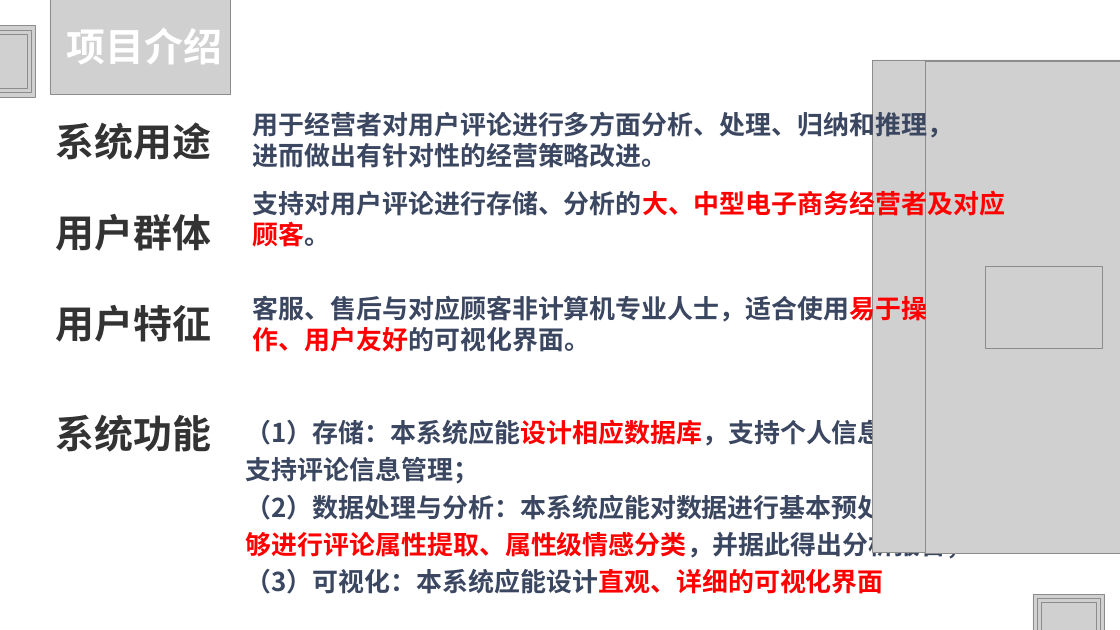
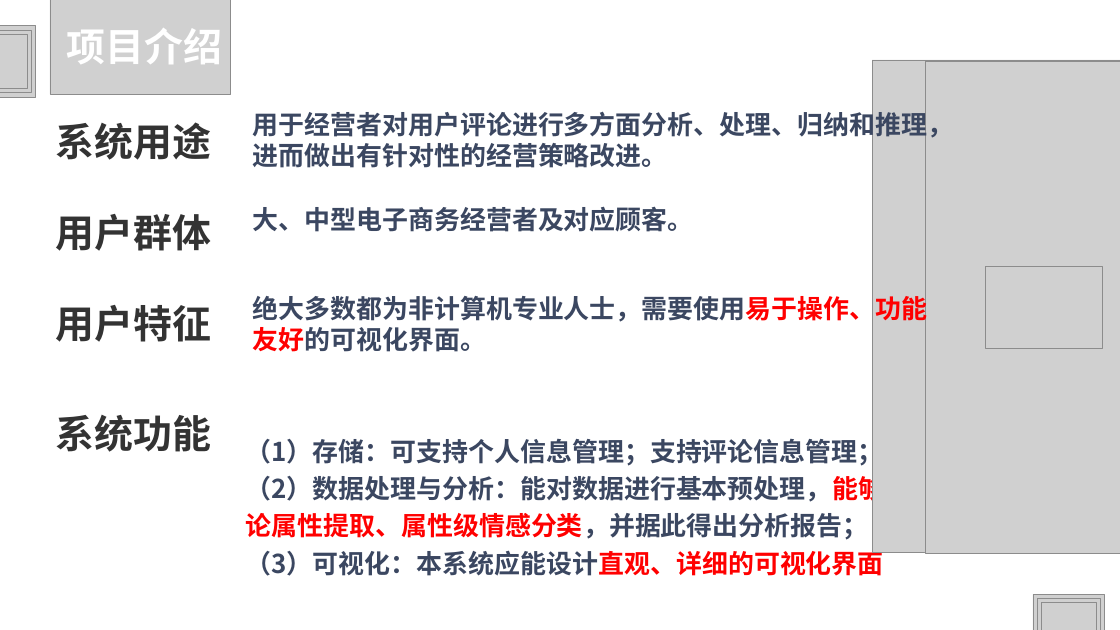
Before and after one commit to HJHGJGHHG/Sentiment-Analysis-System, a slide deck: slide 5 of PPT.pptx. Drawn at 1120x630 pixels with LibreOffice and Linux fonts; fonts in the diff are those of the drawing; grey boxes stand for pictures; background and template pictures are left out. Boxes give left, top, right and bottom in pixels: in the first picture for what was removed or moved away, otherwise in the second. Text is boxed around its words. In the diff, an @@ line names an element or a change of style, - is before the commit and + after.

```diff
--- a/PPT.pptx
+++ b/PPT.pptx
@@ text at (253,206,694,232): text changed @@
-支持对用户评论进行存储、分析的大、中型电子商务经营者及对应顾客。
+大、中型电子商务经营者及对应顾客。
@@ text at (253,291,928,352): text changed @@
-客服、售后与对应顾客非计算机专业人士，适合使用易于操作、用户友好的可视化界面。
+绝大多数都为非计算机专业人士，需要使用易于操作、功能友好的可视化界面。
@@ text at (246,434,962,540): text changed @@
-（1）存储：本系统应能设计相应数据库，支持个人信息管理；支持评论信息管理；
-（2）数据处理与分析：本系统应能对数据进行基本预处理，能够进行评论属性提取、属性级情感分类，并据此得出分析报告；
+（1）存储：可支持个人信息管理；支持评论信息管理；
+（2）数据处理与分析：能对数据进行基本预处理，能够进行评论属性提取、属性级情感分类，并据此得出分析报告；
```
Also in this commit, not shown: 12 other slides changed, 1 slide removed.
